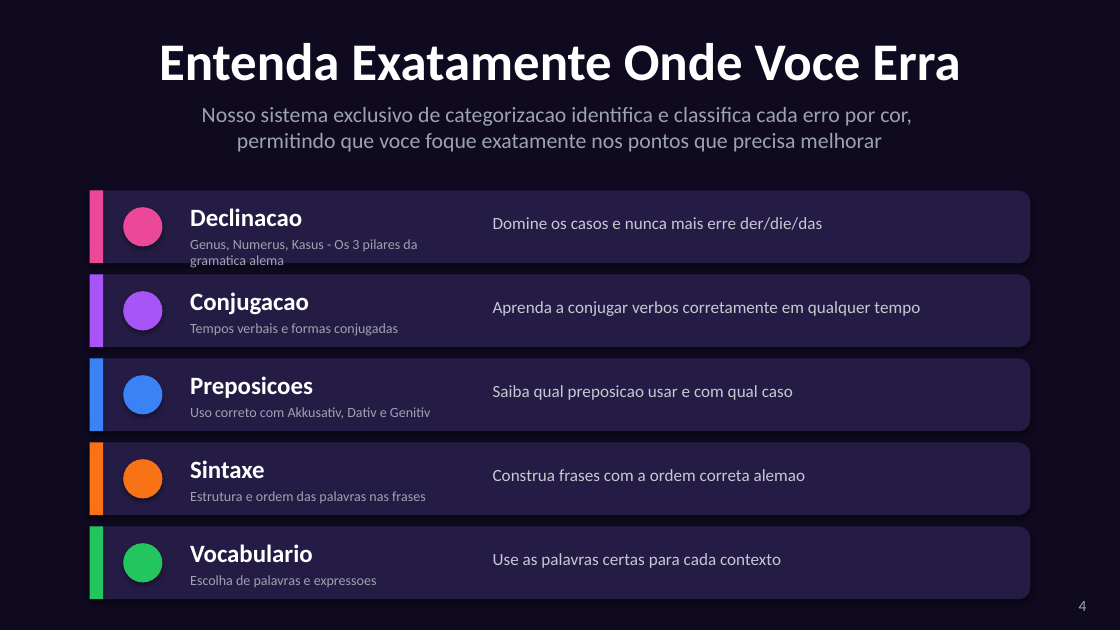
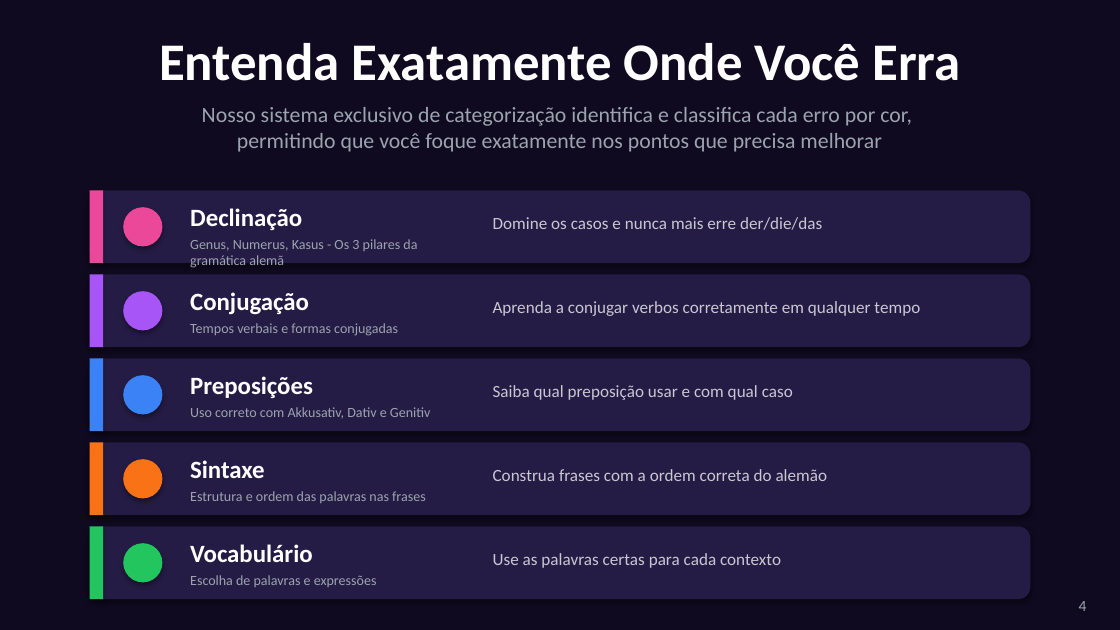
Before and after one commit to ImmoNeural/Correctmemycleverbot, a slide deck: slide 4 of CorrectMe_Apresentacao.pptx. Drawn at 1120x630 pixels with LibreOffice and Linux fonts; fonts in the diff are those of the drawing. Boxes give left, top, right and bottom in pixels: in the first picture for what was removed or moved away, otherwise in the second. Text is boxed around its words. In the diff, an @@ line names an element or a change of style, - is before the commit and + after.

```diff
--- a/CorrectMe_Apresentacao.pptx
+++ b/CorrectMe_Apresentacao.pptx
@@ text at [159, 43, 960, 81]: text changed @@
-Entenda Exatamente Onde Voce Erra
+Entenda Exatamente Onde Você Erra
@@ text at [202, 107, 912, 152]: text changed @@
-Nosso sistema exclusivo de categorizacao identifica e classifica cada erro por cor,
-permitindo que voce foque exatamente nos pontos que precisa melhorar
+Nosso sistema exclusivo de categorização identifica e classifica cada erro por cor,
+permitindo que você foque exatamente nos pontos que precisa melhorar
@@ text at [190, 208, 302, 230]: text changed @@
-Declinacao
+Declinação
@@ text at [190, 239, 417, 269]: text changed @@
-Genus, Numerus, Kasus - Os 3 pilares da gramatica alema
+Genus, Numerus, Kasus - Os 3 pilares da gramática alemã
@@ text at [190, 292, 309, 315]: text changed @@
-Conjugacao
+Conjugação
@@ text at [190, 376, 313, 398]: text changed @@
-Preposicoes
+Preposições
@@ text at [493, 385, 793, 400]: text changed @@
-Saiba qual preposicao usar e com qual caso
+Saiba qual preposição usar e com qual caso
@@ text at [493, 469, 828, 481]: text changed @@
-Construa frases com a ordem correta alemao
+Construa frases com a ordem correta do alemão
@@ text at [190, 544, 313, 562]: text changed @@
-Vocabulario
+Vocabulário
@@ text at [190, 575, 377, 587]: text changed @@
-Escolha de palavras e expressoes
+Escolha de palavras e expressões
```
Also in this commit, not shown: 14 other slides changed, 1 other file.
